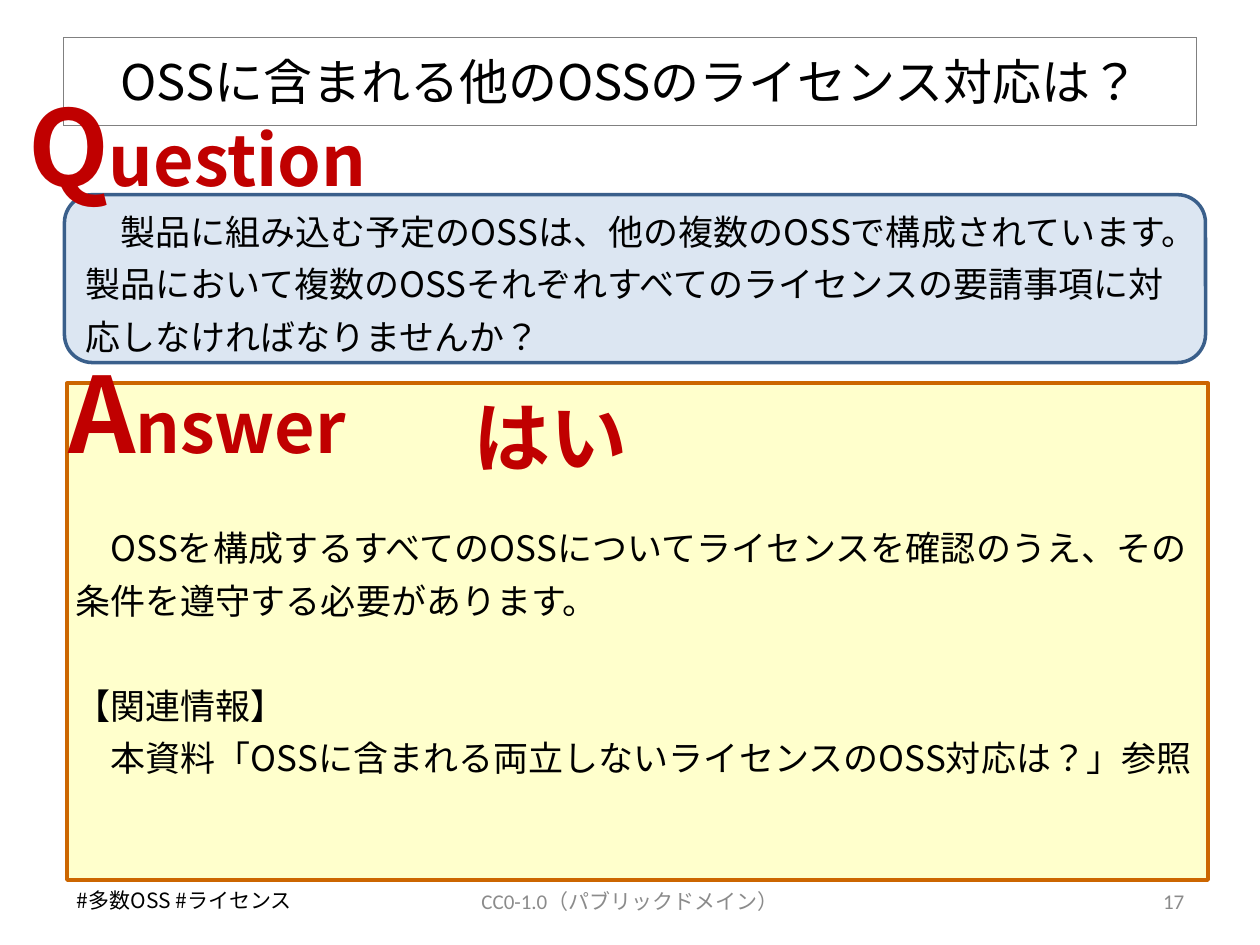
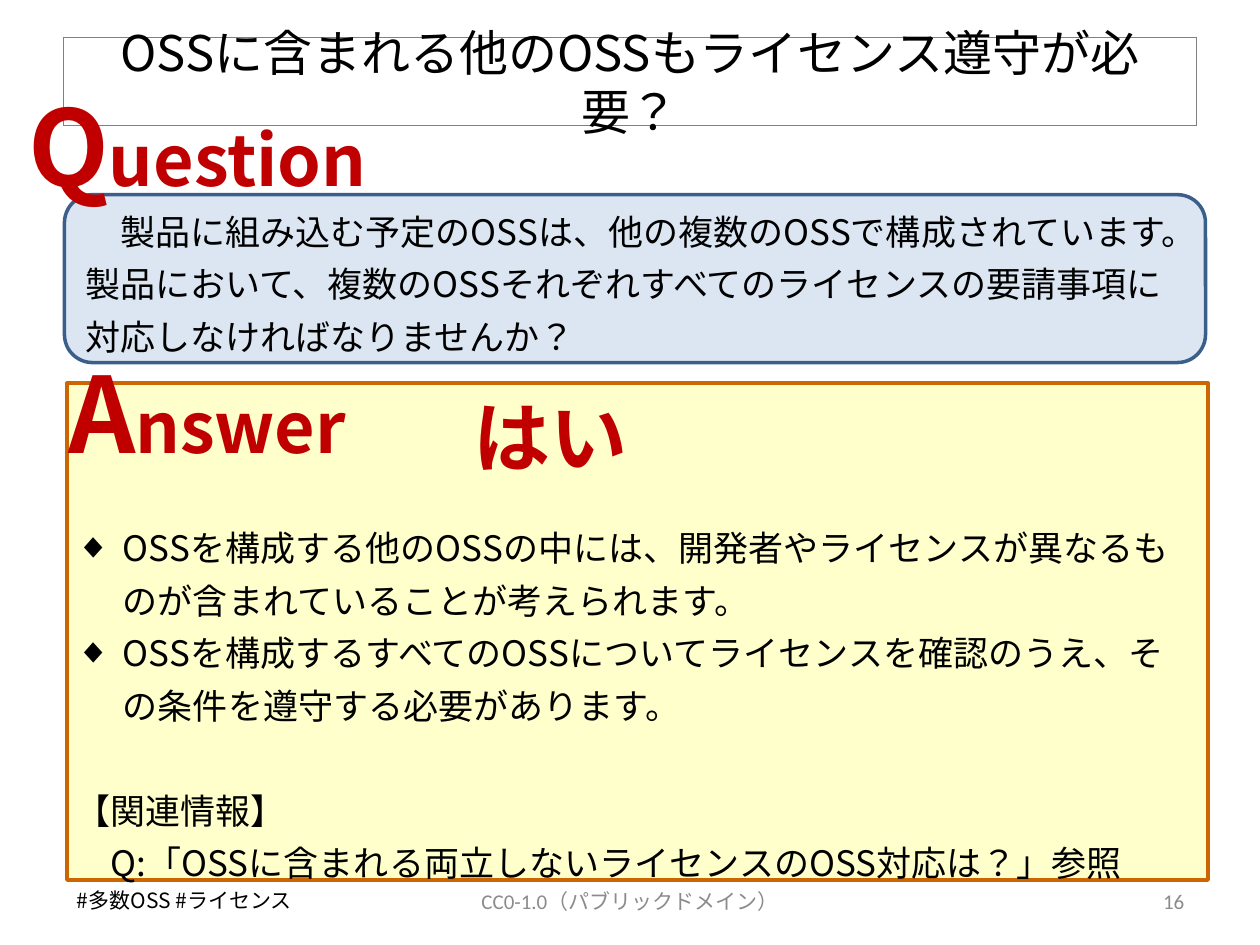
Before and after one commit to OpenChain-Project/OpenChain-JWG, a slide deck: slide 17 of Education_Material/FAQ/OSSライセンス関連でよくある誤解_CC0.pptx. Drawn at 1260x945 pixels with LibreOffice and Linux fonts; fonts in the diff are those of the drawing. Boxes give left, top, right and bottom in pixels: in the first picture for what was removed or moved away, otherwise in the second. Text is boxed around its words. In the diff, an @@ line names an element or a change of style, - is before the commit and + after.

```diff
--- a/Education_Material/FAQ/OSSライセンス関連でよくある誤解_CC0.pptx
+++ b/Education_Material/FAQ/OSSライセンス関連でよくある誤解_CC0.pptx
@@ title at [121, 58, 1140, 104]: text changed @@
-OSSに含まれる他のOSSのライセンス対応は？
+OSSに含まれる他のOSSもライセンス遵守が必要？
@@ text in rounded rectangle at [85, 215, 1197, 300]: text changed @@
-製品に組み込む予定のOSSは、他の複数のOSSで構成されています。製品において複数のOSSそれぞれすべてのライセンスの要請事項に対応しなければなりませんか？
+製品に組み込む予定のOSSは、他の複数のOSSで構成されています。製品において、複数のOSSそれぞれすべてのライセンスの要請事項に対応しなければなりませんか？
@@ text at [123, 531, 1169, 617]: paragraph added @@
+◆ OSSを構成する他のOSSの中には、開発者やライセンスが異なるものが含まれていることが考えられます。
@@ text at [123, 636, 1164, 722]: bullet none to ◆ @@
@@ text at [111, 846, 1122, 886]: text changed @@
-本資料「OSSに含まれる両立しないライセンスのOSS対応は？」参照
+Q:「OSSに含まれる両立しないライセンスのOSS対応は？」参照
@@ page number at [1163, 895, 1184, 909]: text changed @@
-17
+16
```
Also in this commit, not shown: 14 other slides changed, 12 slides added, 20 slides removed, 1 other file.
